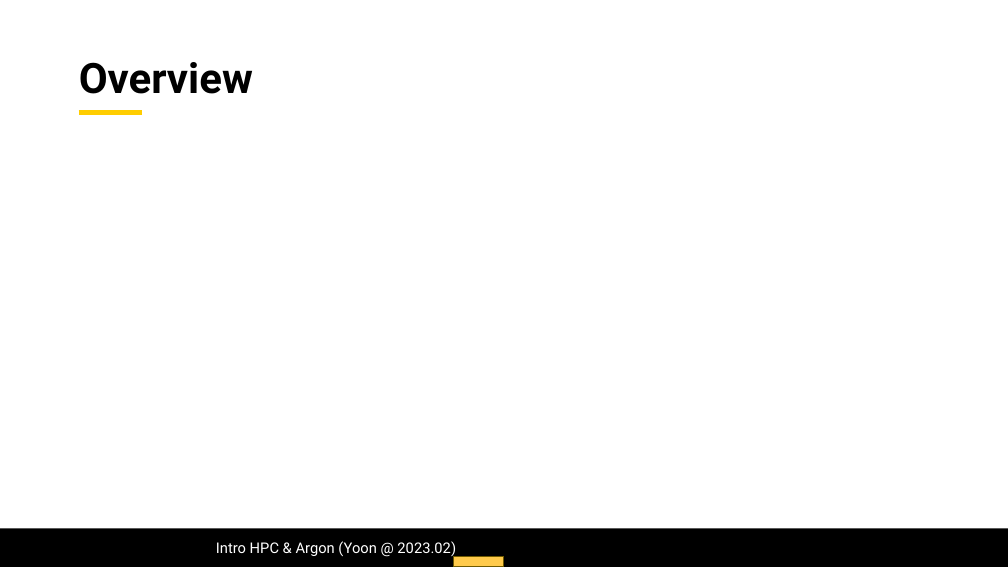
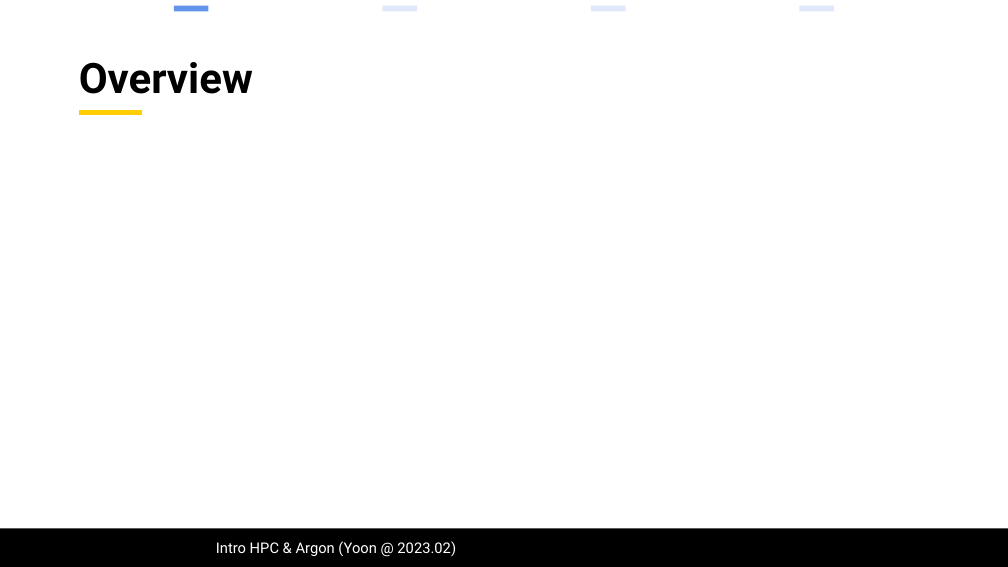
Before and after one commit to astrodoo/PPT_Macro, a slide deck: slide 2 of macro_test.pptm. Drawn at 1008x567 pixels with LibreOffice and Linux fonts; fonts in the diff are those of the drawing; background and template pictures are left out. Boxes give left, top, right and bottom in pixels: in the first picture for what was removed or moved away, otherwise in the second. Text is boxed around its words. In the diff, an @@ line names an element or a change of style, - is before the commit and + after.

```diff
--- a/macro_test.pptm
+++ b/macro_test.pptm
@@ rectangle added at (174,5,209,11), fill #6495ED @@
@@ rectangle added at (383,5,417,11), fill #6495ED at 20% opacity @@
@@ rectangle added at (591,5,626,11), fill #6495ED at 20% opacity @@
@@ rectangle added at (799,5,834,11), fill #6495ED at 20% opacity @@
@@ rectangle removed at (454,557,504,567) @@
```
Also in this commit, not shown: 2 other slides changed, 4 slides added, 3 other files.
